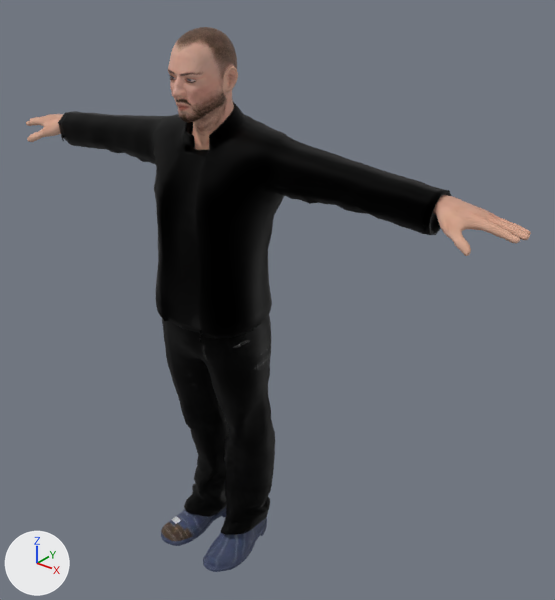
Before and after pictures for a commit that changed the glTF model public/play/models/daren_-_lod_man_character.glb.
Before and after are seen from a 50 mm camera at (156.0, -164.0, 205.0) aimed at (15.0, 13.0, 95.0). Every picture has the same lights, and +X, +Y and +Z are marked at lower left. The older version comes first.
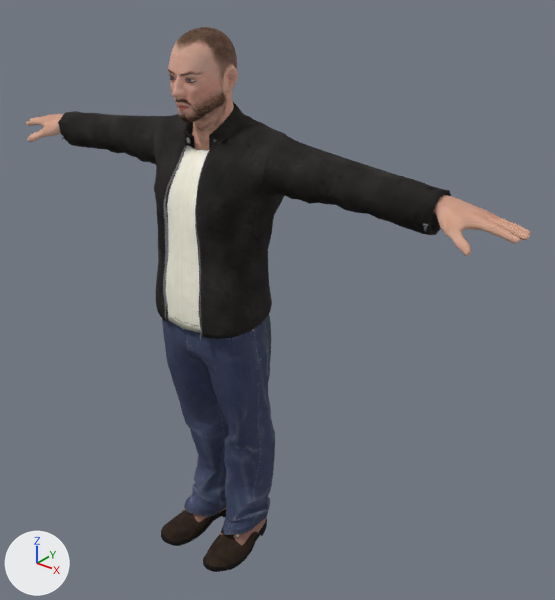
The newer file is also turned or shifted as a whole; pictures and numbers use the older file's frame.

Boxes [x1, y1, x2, y2] around the edits, measured in the pictures (555 x 600 px):
```json
{"object": "Object_16", "change": "surface changed", "before": [61, 110, 443, 342], "after": [61, 110, 443, 342], "on screen": "lighter"}
{"object": "Object_14", "change": "surface changed", "before": [162, 316, 275, 535], "after": [162, 316, 275, 535], "on screen": "black to blue"}
{"object": "Object_12", "change": "surface changed", "before": [161, 508, 267, 572], "after": [161, 508, 267, 572], "on screen": "blue to brown"}
```

Edits to the scene script, one JSON object a line:
```json
{"block": "mat_shoesmat", "change": "nodes: BsdfPrincipled, Mix, OutputMaterial, TexImage x2"}
{"block": "mat_shoesmat", "change": "nodes: BsdfPrincipled, Math, Mix, OutputMaterial, TexImage x3"}
{"block": "mat_shoesmat", "change": "uses the picture img_image_2"}
{"block": "mat_shoesmat", "change": "uses the picture img_image_3"}
{"block": "mat_shoesmat", "change": "uses the picture img_image_1"}
{"block": "mat_shoesmat", "change": "uses the picture img_image_5"}
{"block": "mat_bottommat", "change": "nodes: BsdfPrincipled, Mix, OutputMaterial, TexImage x2"}
{"block": "mat_bottommat", "change": "nodes: BsdfPrincipled, Math, Mix, OutputMaterial, TexImage x3"}
{"block": "mat_bottommat", "change": "uses the picture img_image_4"}
{"block": "mat_bottommat", "change": "uses the picture img_image_5"}
{"block": "mat_bottommat", "change": "uses the picture img_image_2"}
{"block": "mat_bottommat", "change": "uses the picture img_image_6"}
{"block": "mat_topmat", "where": "n0 = _N.new('ShaderNodeBsdfPrincipled'); n0.name = 'Principled BSDF'"}
{"op": "add", "block": "mat_topmat", "code": "n0.inputs[2].default_value = 0.957  # 'Roughness'"}
{"block": "mat_topmat", "where": "n2 = _N.new('ShaderNodeTexImage'); n2.name = 'Image Texture'"}
{"op": "set", "path": "n2.image", "old": "img_image_6", "new": "img_image_3"}
{"op": "add", "block": "mat_topmat", "code": "n5 = _N.new('ShaderNodeMath'); n5.name = 'Math'"}
{"op": "add", "block": "mat_topmat", "code": "n5.operation = 'MULTIPLY'"}
{"op": "add", "block": "mat_topmat", "code": "n4 = _N.new('ShaderNodeTexImage'); n4.name = 'Image Texture.001'"}
{"op": "add", "block": "mat_topmat", "code": "n4.image = img_image_7"}
{"op": "remove", "block": "mat_topmat", "code": "n4 = _N.new('ShaderNodeTexImage'); n4.name = 'Image Texture.001'"}
{"op": "remove", "block": "mat_topmat", "code": "n4.image = img_image_7"}
{"op": "add", "block": "mat_topmat", "code": "n6 = _N.new('ShaderNodeTexImage'); n6.name = 'Image Texture.002'"}
{"op": "add", "block": "mat_topmat", "code": "n6.image = img_image_7"}
{"block": "mat_topmat", "where": "n3 = _N.new('ShaderNodeMix'); n3.name = 'Mix'"}
{"op": "remove", "block": "mat_topmat", "code": "_L.new(n4.outputs[0], n3.inputs[6])  # 'Color' to 'A'"}
{"op": "add", "block": "mat_topmat", "code": "_L.new(n5.outputs[0], n0.inputs[13])  # 'Value' to 'Specular IOR Level'"}
{"op": "add", "block": "mat_topmat", "code": "_L.new(n4.outputs[1], n5.inputs[0])  # 'Alpha' to 'Value'"}
{"op": "add", "block": "mat_topmat", "code": "_L.new(n6.outputs[0], n3.inputs[6])  # 'Color' to 'A'"}
```
